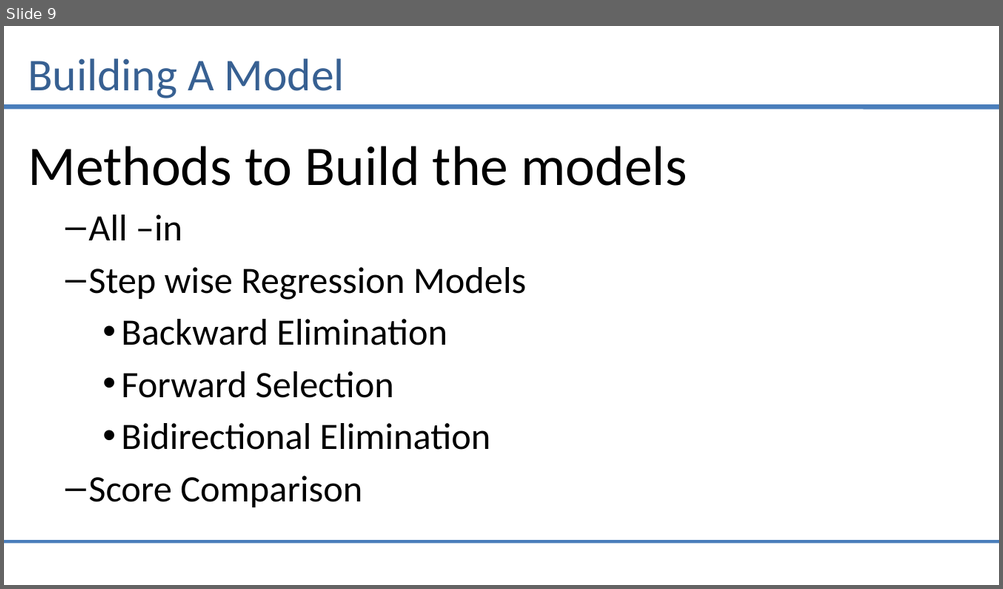
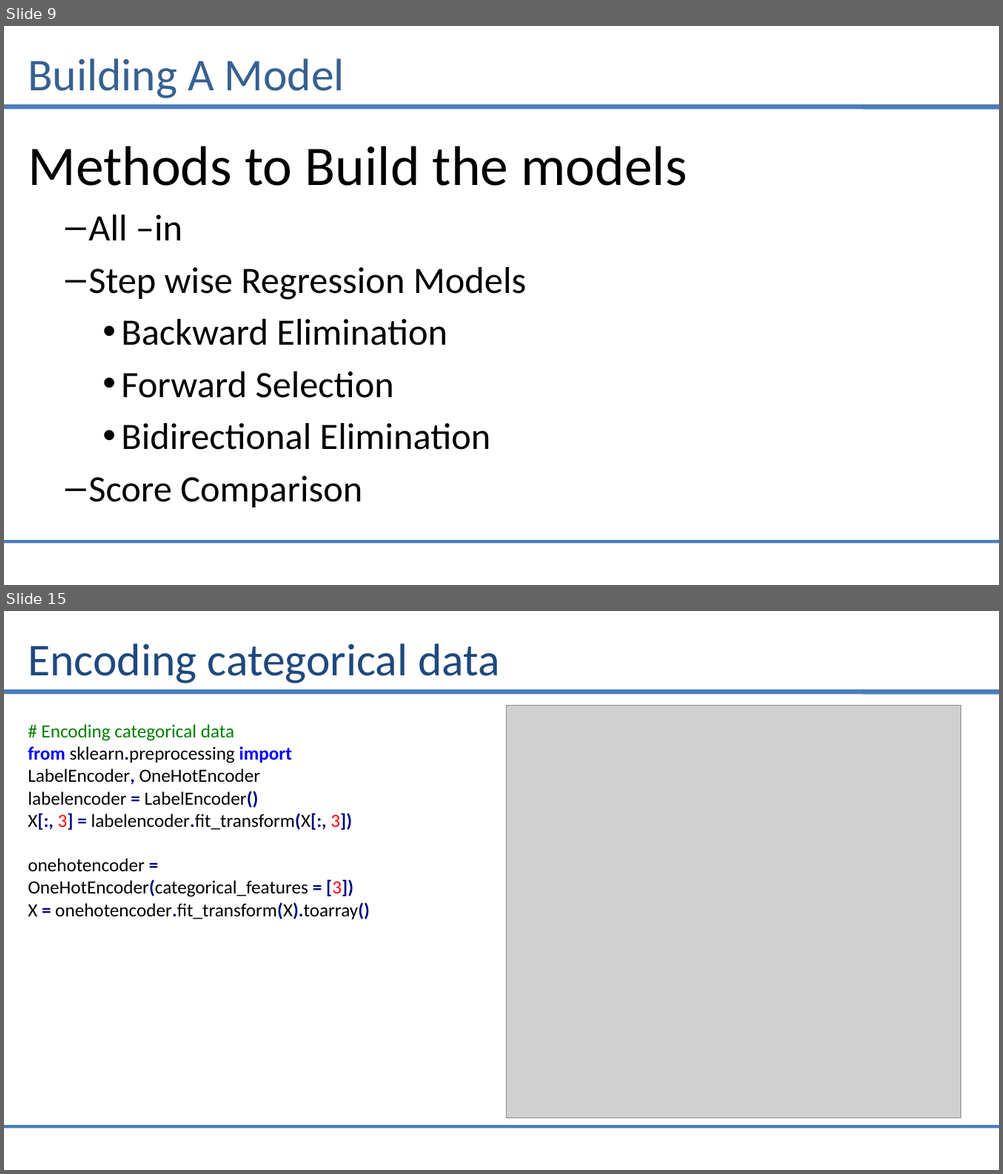
Before and after one commit to saiprasad94/DataSciencePython, a slide deck: Multiple_Linear_Regression/Multiple_linear_Regression.pptx. Shown one above the other, each under a label of ours: slide 9 before the commit, slides 9 and 15 after it; the slides between them are not shown. The pictures are 1003x589 and 1003x1174 pixels, drawn with LibreOffice and Linux fonts; fonts in the diff are those of the drawing; grey boxes stand for pictures. Boxes give left, top, right and bottom in pixels: in the first picture for what was removed or moved away, otherwise in the second. Text is boxed around its words. In the diff, an @@ line names an element or a change of style, - is before the commit and + after.

```diff
--- a/Multiple_Linear_Regression/Multiple_linear_Regression.pptx
+++ b/Multiple_Linear_Regression/Multiple_linear_Regression.pptx
@@ slide 15 added at [4,611,999,1170], background #FFFFFF; not listed: 2 template elements that a slide beside it also shows @@
@@ title added at [28,644,500,684], 44 pt, text #1F497D @@
+Encoding categorical data
@@ picture added at [506,705,962,1119] @@
@@ text added at [28,724,370,920], 18 pt, text #000000 @@
+# Encoding categorical data
+from sklearn.preprocessing import LabelEncoder, OneHotEncoder
+labelencoder = LabelEncoder()
+X[:, 3] = labelencoder.fit_transform(X[:, 3])
+onehotencoder = OneHotEncoder(categorical_features = [3])
+X = onehotencoder.fit_transform(X).toarray()
```
Also in this commit, not shown: 3 slides changed, 5 other slides added, 2 slides removed, 1 other file.
